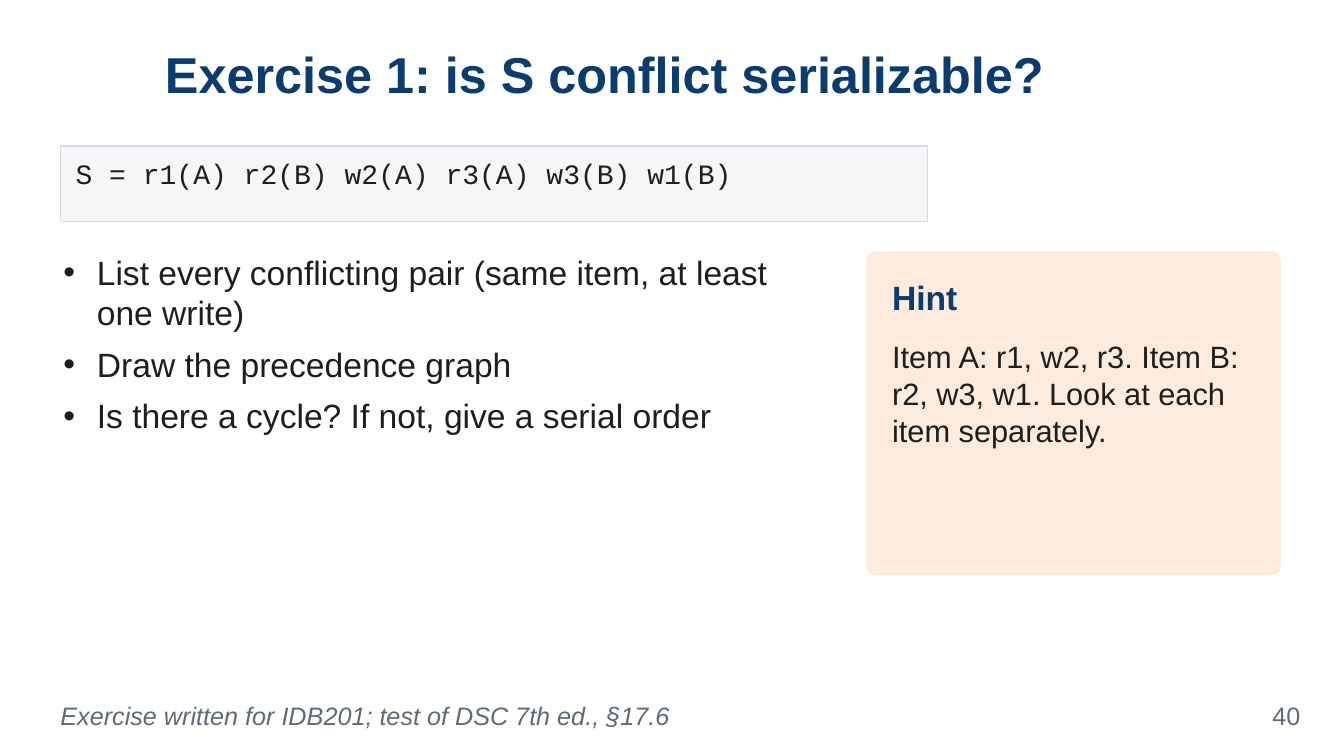
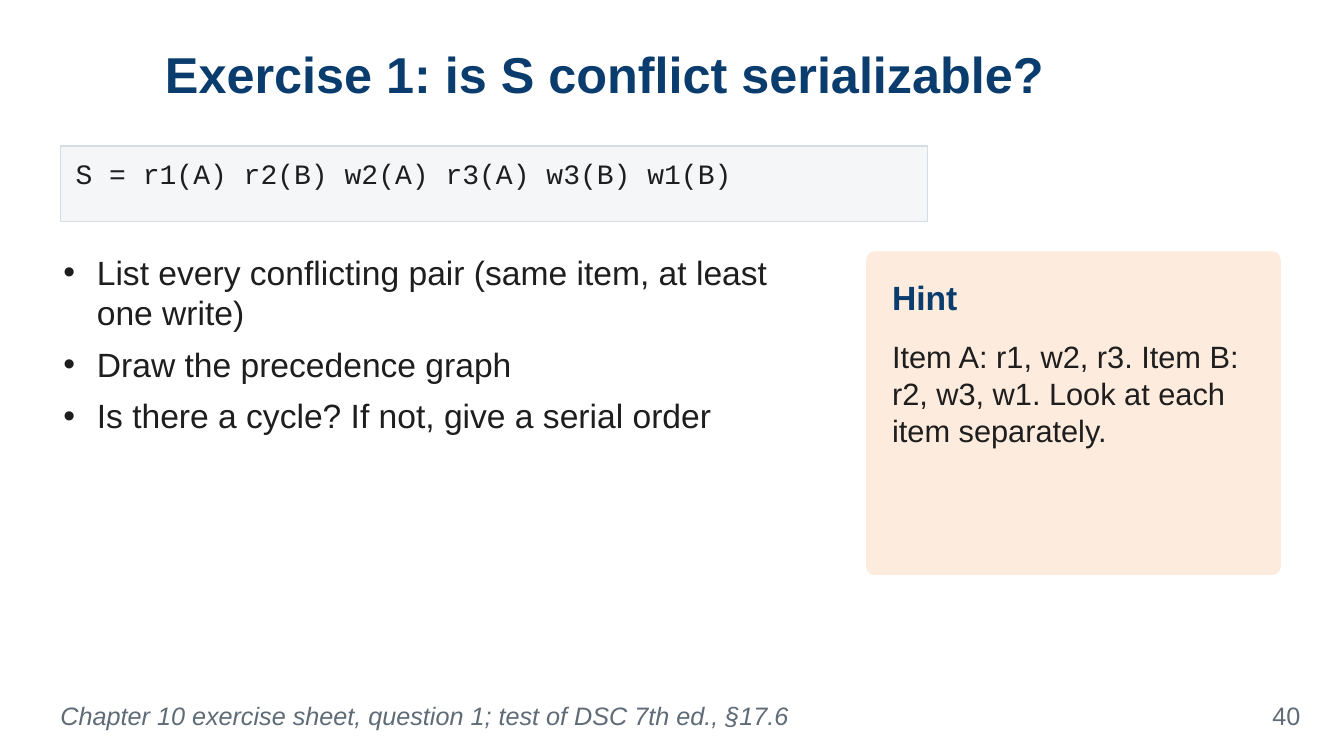
Before and after one commit to VanTTN2/IDB202, a slide deck: slide 40 of IDB201_ket-qua-sua_lan1_1/6_slides/Chapter_10.pptx. Drawn at 1344x756 pixels with LibreOffice and Linux fonts; fonts in the diff are those of the drawing; background and template pictures are left out. Boxes give left, top, right and bottom in pixels: in the first picture for what was removed or moved away, otherwise in the second. Text is boxed around its words. In the diff, an @@ line names an element or a change of style, - is before the commit and + after.

```diff
--- a/IDB201_ket-qua-sua_lan1_1/6_slides/Chapter_10.pptx
+++ b/IDB201_ket-qua-sua_lan1_1/6_slides/Chapter_10.pptx
@@ text at (x1=60, y1=706, x2=788, y2=730): text changed @@
-Exercise written for IDB201; test of DSC 7th ed., §17.6
+Chapter 10 exercise sheet, question 1; test of DSC 7th ed., §17.6
```
Also in this commit, not shown: 3 other slides changed, 23 other files.
